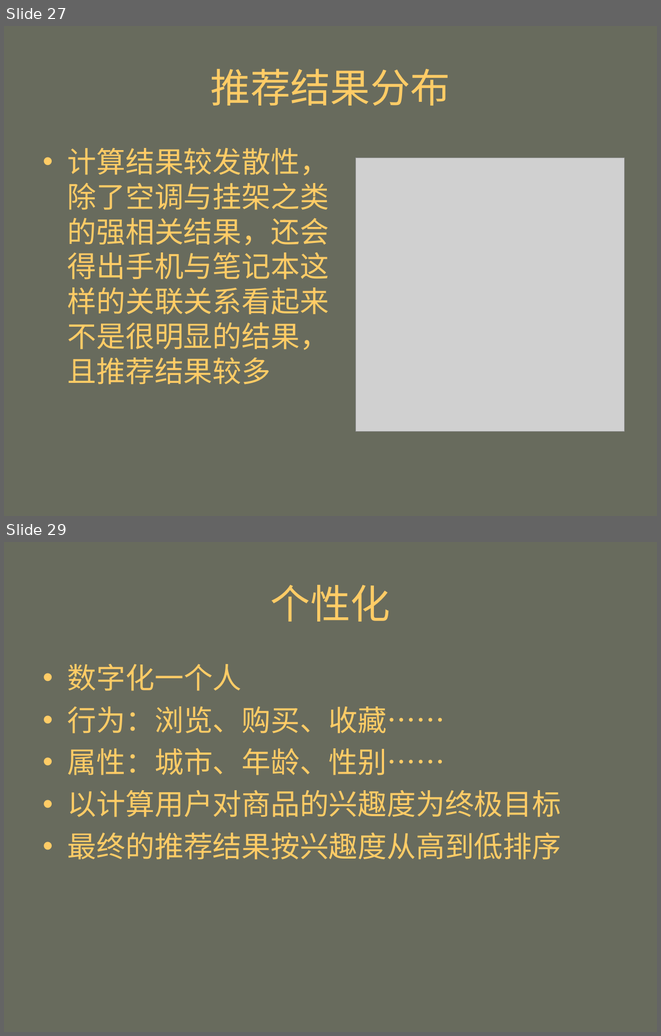
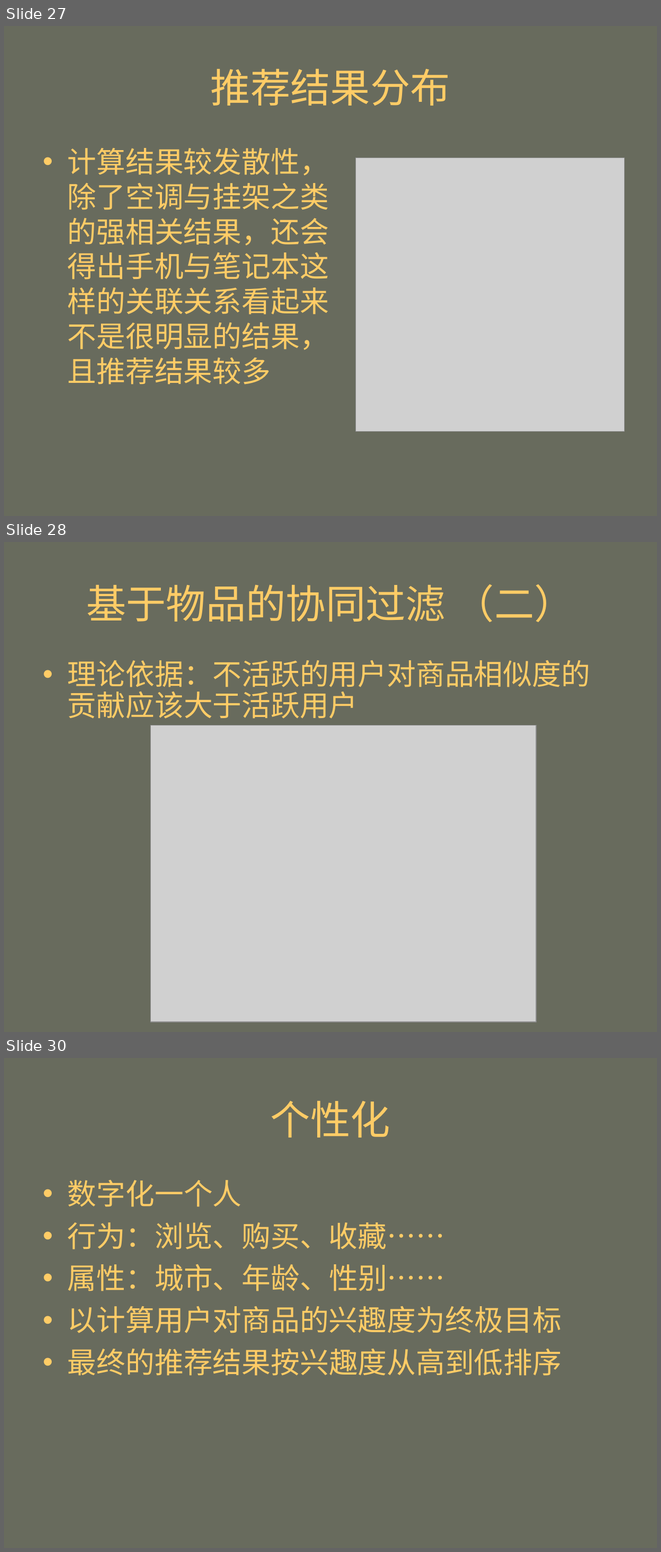
Before and after one commit to mahengyang/code, a slide deck: puffin/个性化推荐.ppt. Shown one above the other, each under a label of ours: slides 27 and 29 before the commit, slides 27, 28 and 30 after it; the slides between them are not shown. The pictures are 661x1036 and 661x1552 pixels, drawn with LibreOffice and Linux fonts; fonts in the diff are those of the drawing; grey boxes stand for pictures. Boxes give left, top, right and bottom in pixels: in the first picture for what was removed or moved away, otherwise in the second. Text is boxed around its words. In the diff, an @@ line names an element or a change of style, - is before the commit and + after.

```diff
--- a/puffin/个性化推荐.ppt
+++ b/puffin/个性化推荐.ppt
@@ slide 28 added at box(4, 542, 657, 1032), background #686B5D @@
@@ title added at box(86, 584, 574, 622), 44 pt, text #FFCC66 @@
+基于物品的协同过滤 （二）
@@ text added at box(68, 660, 590, 718), 32 pt, text #FFCC66 @@
+• 理论依据：不活跃的用户对商品相似度的贡献应该大于活跃用户
@@ picture added at box(150, 725, 536, 1022) @@
@@ what was slide 29 is now slide 30 @@
```
Also in this commit, not shown: 10 slides changed, 6 other files.
